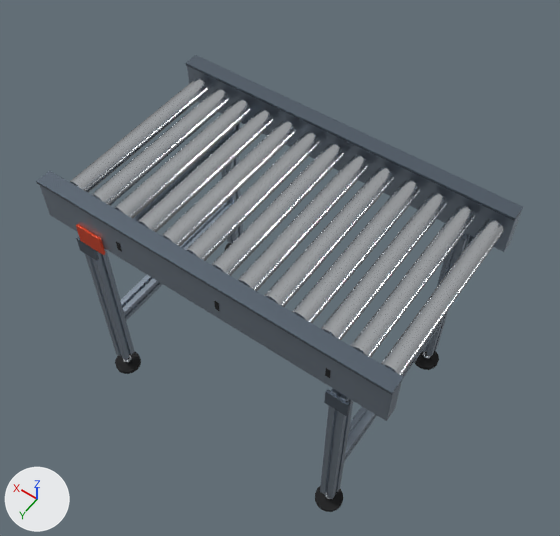
Two versions of the glTF model assets/models/egr-line-v3/roller_conveyor_1m.glb, one commit apart.
Both versions are drawn from a camera (50 mm lens) standing at (-0.756, 1.044, 2.127) and looking at (0.006, -0.023, 0.451). The lights are fixed; the arrows at lower left show +X, +Y and +Z. The picture after the commit comes second. Where no turn or scale is listed for an object, it has been applied to the vertices. Vertices at exactly the same position are counted once.

Script lines for the objects in view, before the commit:
```python
ob_conveyor_frame_alu_anodised = bpy.data.objects.new('Conveyor_Frame_alu_anodised', me_mesh_0)
ob_conveyor_frame_alu_anodised.location = (0.0, 0.0, 0.0)
ob_conveyor_frame_alu_dark = bpy.data.objects.new('Conveyor_Frame_alu_dark', me_mesh_1)
ob_conveyor_frame_alu_dark.location = (0.0, 0.0, 0.0)
ob_roller_01_steel_bright = bpy.data.objects.new('Roller_01_steel_bright', me_mesh_7)
ob_roller_01_steel_bright.location = (-0.463, 0.0, 0.725)
ob_roller_02_steel_bright = bpy.data.objects.new('Roller_02_steel_bright', me_mesh_9)
ob_roller_02_steel_bright.location = (-0.387, 0.0, 0.725)
ob_roller_03_steel_bright = bpy.data.objects.new('Roller_03_steel_bright', me_mesh_11)
ob_roller_03_steel_bright.location = (-0.312, 0.0, 0.725)
ob_roller_04_steel_bright = bpy.data.objects.new('Roller_04_steel_bright', me_mesh_13)
ob_roller_04_steel_bright.location = (-0.237, 0.0, 0.725)
ob_roller_05_steel_bright = bpy.data.objects.new('Roller_05_steel_bright', me_mesh_15)
ob_roller_05_steel_bright.location = (-0.162, 0.0, 0.725)
ob_roller_12_steel_bright = bpy.data.objects.new('Roller_12_steel_bright', me_mesh_29)
ob_roller_12_steel_bright.location = (0.363, 0.0, 0.725)
ob_stopper_mount_alu_dark = bpy.data.objects.new('Stopper_Mount_alu_dark', me_mesh_6)
ob_stopper_mount_alu_dark.location = (0.35, 0.0, 0.65)
# also in view: 'Roller_13_steel_bright' at (0.438, 0.0, 0.725); 'Roller_11_steel_bright' at (0.287, 0.0, 0.725); 'Roller_06_steel_bright' at (-0.087, 0.0, 0.725); 'Roller_07_steel_bright' at (-0.013, 0.0, 0.725); 'Roller_08_steel_bright' at (0.062, 0.0, 0.725)
```
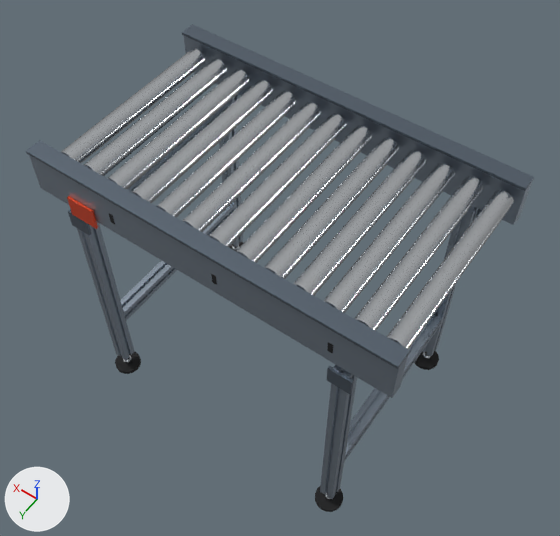
Where the change shows, as pixel boxes [x1, y1, x2, y2] in the pictures (560 x 536 px; the box of a moved part takes in the faces that stretch with it):
'Conveyor_Frame_alu_anodised', reshaped (7% taller)
    before: [40, 66, 521, 499]
    after: [29, 36, 532, 499]
'Conveyor_Frame_alu_dark', moved
    before: [36, 55, 523, 416]
    after: [26, 24, 534, 394]
'Roller_07_steel_bright', moved
    before: [211, 143, 344, 276]
    after: [209, 113, 346, 247]
'Roller_06_steel_bright', moved
    before: [238, 155, 368, 291]
    after: [236, 125, 372, 263]
'Roller_08_steel_bright', moved
    before: [186, 132, 320, 261]
    after: [182, 102, 321, 232]
'Roller_05_steel_bright', moved
    before: [264, 167, 394, 307]
    after: [264, 137, 399, 279]
'Roller_09_steel_bright', moved
    before: [161, 121, 296, 246]
    after: [157, 90, 297, 218]
'Roller_04_steel_bright', moved
    before: [292, 180, 420, 323]
    after: [293, 150, 426, 296]
'Roller_10_steel_bright', moved
    before: [137, 110, 273, 232]
    after: [132, 80, 273, 203]
'Roller_03_steel_bright', moved
    before: [321, 193, 447, 340]
    after: [323, 163, 454, 313]
'Roller_11_steel_bright', moved
    before: [114, 99, 251, 219]
    after: [107, 69, 249, 190]
'Roller_12_steel_bright', moved
    before: [91, 89, 229, 205]
    after: [84, 58, 227, 176]
'Roller_02_steel_bright', moved
    before: [350, 206, 475, 358]
    after: [354, 176, 484, 331]
'Roller_13_steel_bright', moved
    before: [70, 78, 208, 193]
    after: [61, 48, 205, 163]
'Roller_01_steel_bright', moved
    before: [381, 219, 504, 376]
    after: [387, 190, 514, 349]
'Stopper_Mount_alu_dark', moved (mostly hidden)
    before: [133, 129, 237, 221]
    after: [128, 101, 234, 192]
part 1 of me_mesh_0, moved or reshaped
    before: [40, 185, 402, 421]
    after: [29, 155, 408, 398]
part 2 of me_mesh_0, moved or reshaped
    before: [187, 66, 521, 252]
    after: [184, 36, 532, 225]
part 3 of me_mesh_0, moved or reshaped
    before: [320, 389, 353, 499]
    after: [320, 365, 357, 499]
part 4 of me_mesh_0, moved or reshaped
    before: [422, 233, 470, 356]
    after: [422, 206, 478, 356]
part 5 of me_mesh_0, moved or reshaped
    before: [85, 249, 135, 360]
    after: [77, 221, 135, 360]
part 6 of me_mesh_0, moved or reshaped
    before: [219, 115, 243, 243]
    after: [219, 97, 243, 247]

The edits, one by one:
me_mesh_0 is used by ob_conveyor_frame_alu_anodised; location (0.0, 0.0, 0.0).
me_mesh_0 had 256 vertices, 480 faces and spanned x -0.5..0.5, y -0.3..0.3, z 0.06..0.76.
me_mesh_0 now has 256 vertices, 480 faces and spans x -0.5..0.5, y -0.3..0.3, z 0.06..0.86.
me_mesh_0 part 1: the loose piece of 8 vertices spanning x -0.5..0.5, y 0.265..0.3, z 0.64..0.76 is moved by (0.0, 0.0, 0.1).
me_mesh_0 part 2: the loose piece of 8 vertices spanning x -0.5..0.5, y -0.3..-0.265, z 0.64..0.76 is moved by (0.0, 0.0, 0.1).
me_mesh_0 part 3: all 20 vertices in x -0.4..-0.36, y 0.26..0.3, z 0.62 are moved by (0.0, 0.0, 0.1).
me_mesh_0 part 4: all 20 vertices in x -0.4..-0.36, y -0.3..-0.26, z 0.62 are moved by (0.0, 0.0, 0.1).
me_mesh_0 part 5: all 20 vertices in x 0.36..0.4, y 0.26..0.3, z 0.62 are moved by (0.0, 0.0, 0.1).
me_mesh_0 part 6: all 20 vertices in x 0.36..0.4, y -0.3..-0.26, z 0.62 are moved by (0.0, 0.0, 0.1).
me_mesh_1 is used by ob_conveyor_frame_alu_dark; location (0.0, 0.0, 0.0).
me_mesh_1 had 48 vertices, 72 faces and spanned x -0.5..0.5, y -0.305..0.305, z 0.565..0.768.
me_mesh_1 now has 48 vertices, 72 faces and spans x -0.5..0.5, y -0.305..0.305, z 0.665..0.868.
me_mesh_1 part 7: the whole mesh is moved by (0.0, 0.0, 0.1).
Object 'Stopper_Mount_alu_dark' (ob_stopper_mount_alu_dark) moves from (0.35, 0.0, 0.65) to (0.35, 0.0, 0.75).
Object 'Roller_01_steel_bright' (ob_roller_01_steel_bright) moves from (-0.463, 0.0, 0.725) to (-0.463, 0.0, 0.825).
Object 'Roller_02_steel_bright' (ob_roller_02_steel_bright) moves from (-0.387, 0.0, 0.725) to (-0.387, 0.0, 0.825).
Object 'Roller_03_steel_bright' (ob_roller_03_steel_bright) moves from (-0.312, 0.0, 0.725) to (-0.312, 0.0, 0.825).
Object 'Roller_04_steel_bright' (ob_roller_04_steel_bright) moves from (-0.237, 0.0, 0.725) to (-0.237, 0.0, 0.825).
Object 'Roller_05_steel_bright' (ob_roller_05_steel_bright) moves from (-0.162, 0.0, 0.725) to (-0.162, 0.0, 0.825).
Object 'Roller_06_steel_bright' (ob_roller_06_steel_bright) moves from (-0.087, 0.0, 0.725) to (-0.087, 0.0, 0.825).
Object 'Roller_07_steel_bright' (ob_roller_07_steel_bright) moves from (-0.013, 0.0, 0.725) to (-0.013, 0.0, 0.825).
Object 'Roller_08_steel_bright' (ob_roller_08_steel_bright) moves from (0.062, 0.0, 0.725) to (0.062, 0.0, 0.825).
Object 'Roller_09_steel_bright' (ob_roller_09_steel_bright) moves from (0.138, 0.0, 0.725) to (0.138, 0.0, 0.825).
Object 'Roller_10_steel_bright' (ob_roller_10_steel_bright) moves from (0.213, 0.0, 0.725) to (0.213, 0.0, 0.825).
Object 'Roller_11_steel_bright' (ob_roller_11_steel_bright) moves from (0.287, 0.0, 0.725) to (0.287, 0.0, 0.825).
Object 'Roller_12_steel_bright' (ob_roller_12_steel_bright) moves from (0.363, 0.0, 0.725) to (0.363, 0.0, 0.825).
Object 'Roller_13_steel_bright' (ob_roller_13_steel_bright) moves from (0.438, 0.0, 0.725) to (0.438, 0.0, 0.825).
